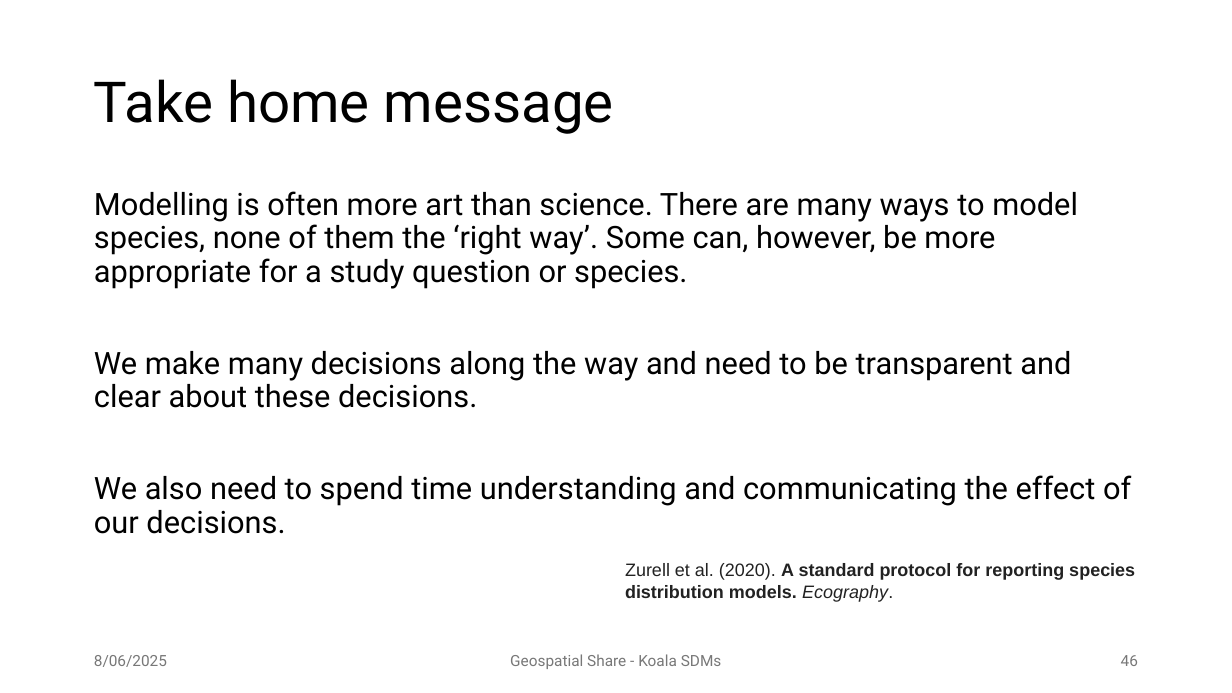
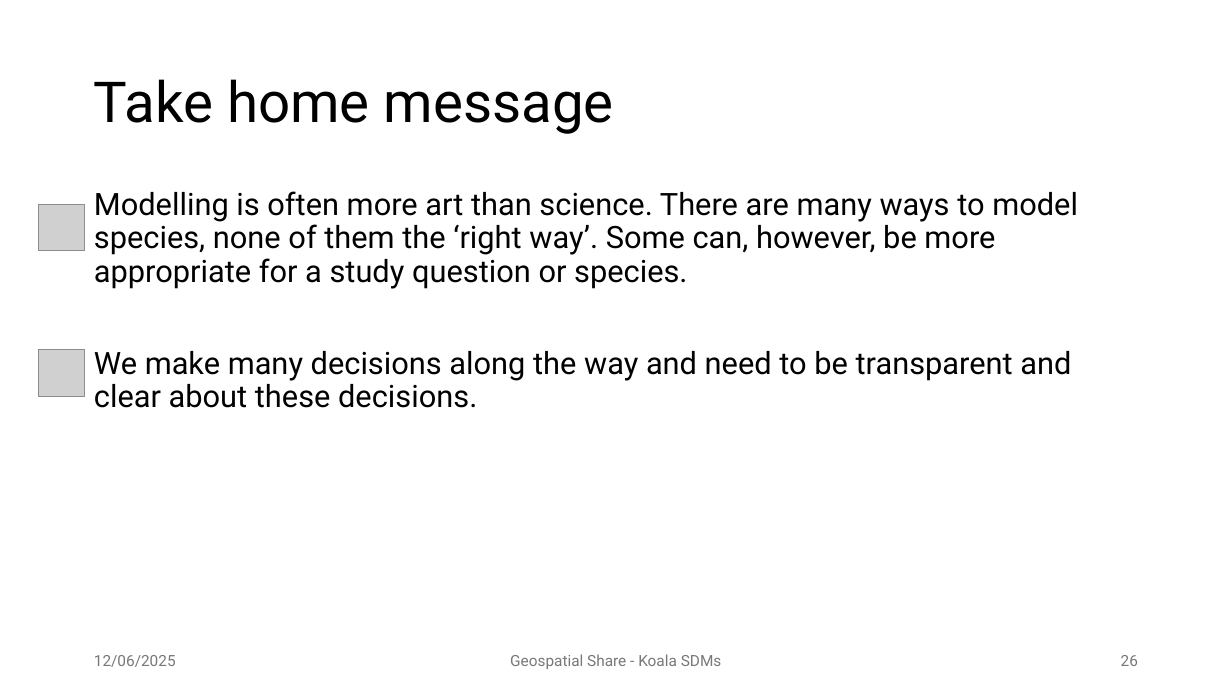
Before and after one commit to patch105/ICCB_koala_sdm, a slide deck: slide 26 of ICCB_koala_sdm_slides.pptx (slide 46 before the commit). Drawn at 1232x693 pixels with LibreOffice and Linux fonts; fonts in the diff are those of the drawing; grey boxes stand for pictures; background and template pictures are left out. Boxes give left, top, right and bottom in pixels: in the first picture for what was removed or moved away, otherwise in the second. Text is boxed around its words. In the diff, an @@ line names an element or a change of style, - is before the commit and + after.

```diff
--- a/ICCB_koala_sdm_slides.pptx
+++ b/ICCB_koala_sdm_slides.pptx
@@ picture added at box(39, 204, 85, 250) @@
@@ picture added at box(39, 350, 85, 396) @@
@@ text at box(94, 475, 1131, 534): paragraph removed @@
-We also need to spend time understanding and communicating the effect of our decisions.
@@ text removed at box(625, 563, 1135, 602) @@
-Zurell et al. (2020). A standard protocol for reporting species distribution models. Ecography.
@@ text at box(94, 655, 176, 667): text changed @@
-8/06/2025
+12/06/2025
@@ page number at box(1121, 655, 1138, 666): text changed @@
-46
+26
```
Also in this commit, not shown: 26 other slides changed, 20 slides removed, 1 other file.
